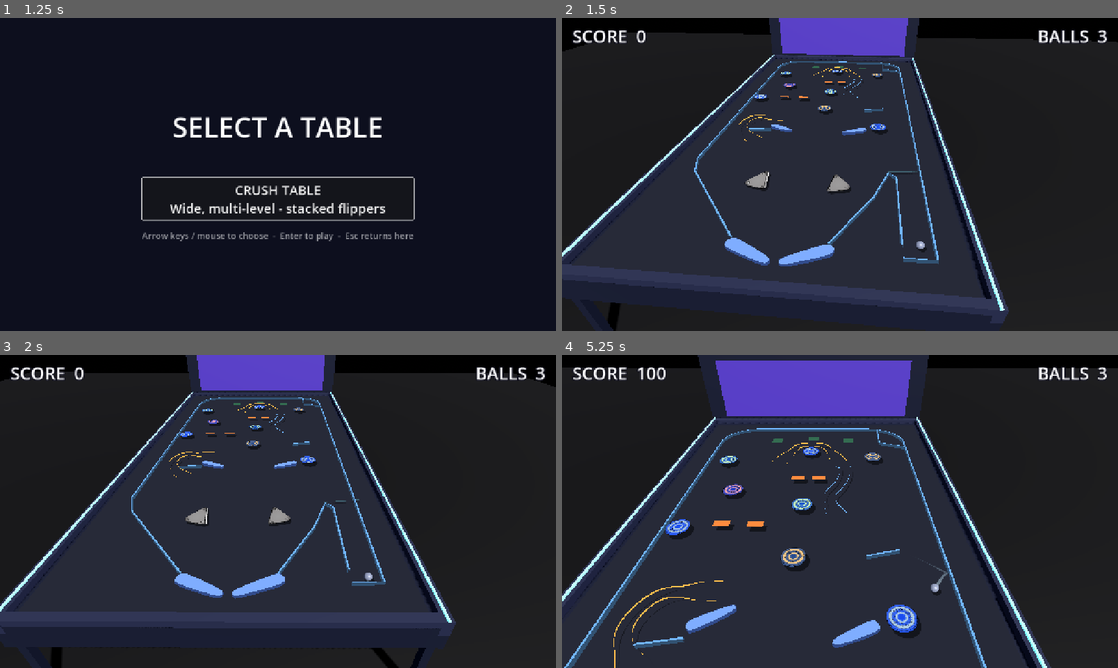
Above: before the commit, frames 1-4 (two rows, left to right).
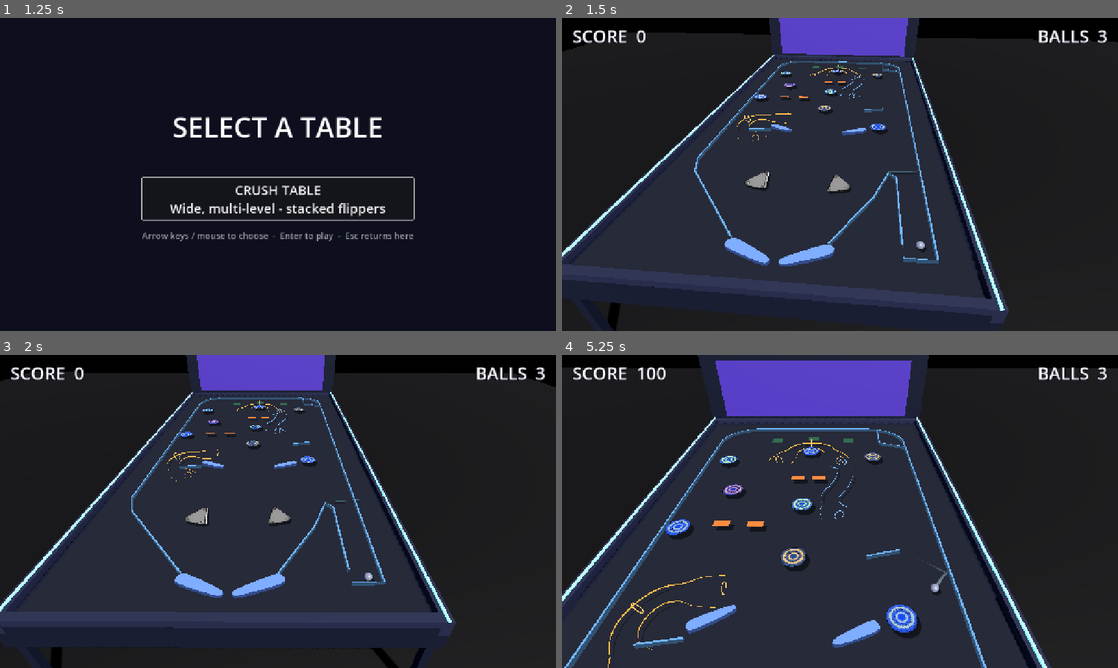
Above: after the commit, the same moments.

Repository: eddieedease/gdpb
Game: Godot game, scene res://scenes/table_select.tscn
Same seed, same stepped clock (60 frames per second), same inputs: the game is played once before the commit and once after it. Sound files missing from this copy of the repository are replaced by a short silence.
Inputs:
- Up to frame 1 (1.25 s): hold E (nudge_right) from 0.53 s (still down)
- Up to frame 2 (1.5 s): release E (nudge_right) at 1.25 s; click "CRUSH TABLE Wide, multi-level…" at 1.25 s
- Up to frame 3 (2 s): no input
- Up to frame 4 (5.25 s): hold Down (ui_down) 2.03-2.78 s; tap Space (launch) at 2.1, 3.6, 5.1 s; hold E (nudge_right) 2.78-3.53 s; hold Space (launch) 2.78-3.53 s; hold Up (ui_up) 3.53-4.28 s; hold Space (launch) 4.28-5.03 s; hold A (flipper_left) from 4.28 s (still down)

Frame 1 is identical in both runs. In frame 2, 0.1% of the frame differs, in the area x 31-55%, y 14-40%; in frame 3, 0.1%; in frame 4, 0.5%, in the area x 8-53%, y 26-100%.

Commit message:
Ball rides the channel's slope profile; habitrail rings and posts
- The riding ball's height now follows the channel's own height profile
  at its current curve position (shared _channel_h between rail ribbons,
  rings and ball) - it rolls up the entry, along the top and down the
  exit in sync with the visuals instead of popping to a fixed height.
- Channel peak height scales with curve length (top_height *
  clamp(len/800, 0.35, 1)): short rails stay low, long ramps rise full.
- Habitrail structure: an 'O' ring at each mouth plus hoops every ~250px
  along the run (TorusMesh, oriented to the path tangent), each with a
  support post down to the board - the second structure layer that sells
  the rail as a built object.
- Channels narrowed further (44 -> 38) so the ball visually fills them.

Verified: mouth capture + full ride to the end, rings/posts render, no
errors.

Co-Authored-By: Claude Opus 4.8 <noreply@anthropic.com>

Diff:
--- a/scenes/advanced_table.tscn
+++ b/scenes/advanced_table.tscn
@@ -240,10 +240,18 @@
 rotation = -1.0062875
 scale = Vector2(1, 1.1728023)
 curve = SubResource("Curve2D_gep3k")
+channel_width = 70.0
+mouth_flare = null
+guide_strength = 6.0
+centering = 8.0
 
 [node name="ExampleRamp" parent="." unique_id=588782854 instance=ExtResource("17_ramp")]
 position = Vector2(640, 461)
 curve = SubResource("Curve2D_2gl5b")
+channel_width = 70.0
+mouth_flare = null
+guide_strength = 6.0
+centering = 8.0
 
 [node name="Ambiance" type="CanvasLayer" parent="." unique_id=692629535]
 layer = 5
@@ -263,6 +271,10 @@
 position = Vector2(323, 1501.0001)
 rotation = -1.2140095
 curve = SubResource("Curve2D_upohv")
+channel_width = 70.0
+mouth_flare = null
+guide_strength = 6.0
+centering = 8.0
 
 [node name="DropTarget3" type="StaticBody2D" parent="." unique_id=153143360 groups=["drop_targets"]]
 position = Vector2(336, 1057)
--- a/scripts/crush_view.gd
+++ b/scripts/crush_view.gd
@@ -127,9 +127,25 @@
 	return vp
 
 
+## A channel's peak height scales with its length: short ramps stay low,
+## long ones rise to the full top tier.
+func _channel_peak(ramp: Node2D) -> float:
+	if ramp.get("curve") == null:
+		return top_height
+	return top_height * clampf(ramp.curve.get_baked_length() / 800.0, 0.35, 1.0)
+
+
+## Height of a channel at parameter t (0..1): smoothstep rise over the first
+## and last 30%, flat along the middle. Shared by the rail ribbons, the
+## support rings AND the riding ball, so they always agree.
+func _channel_h(ramp: Node2D, t: float) -> float:
+	var k := clampf(minf(t, 1.0 - t) / 0.3, 0.0, 1.0)
+	return _channel_peak(ramp) * k * k * (3.0 - 2.0 * k)
+
+
 ## Replace a ramp's flat 2D rail art with 3D ribbons that rise from board
-## level at each mouth to top_height along the middle - the visual "pass"
-## between levels. Built from the ramp's own Left/Right polylines.
+## level at each mouth along the channel's height profile - plus habitrail
+## style rings ('O's) at the mouths and along the run, with support posts.
 func _build_ramp_rails(ramp: Node2D) -> void:
 	# Handle ramps nested inside other ramps too (easy to create by accident
 	# when instancing in the editor).
@@ -153,9 +169,7 @@
 		sh.begin(Mesh.PRIMITIVE_TRIANGLE_STRIP)
 		for i in n:
 			var t := float(i) / float(n - 1)
-			# smoothstep rise over the first/last 30% of the curve
-			var k := clampf(minf(t, 1.0 - t) / 0.3, 0.0, 1.0)
-			var h := top_height * k * k * (3.0 - 2.0 * k)
+			var h := _channel_h(ramp, t)
 			var w := _table_to_world(line.to_global(pts[i]))
 			st.add_vertex(Vector3(w.x, h + 0.02, w.z))
 			st.add_vertex(Vector3(w.x, h - 0.035, w.z))
@@ -164,7 +178,7 @@
 			var p_next := pts[mini(i + 1, n - 1)]
 			var tang := (p_next - p_prev).normalized()
 			var perp := Vector3(-tang.y, 0.0, tang.x) * 0.04
-			var a := clampf(h / maxf(top_height, 0.001), 0.0, 1.0) * 0.4
+			var a := clampf(h / maxf(_channel_peak(ramp), 0.001), 0.0, 1.0) * 0.4
 			var s := Vector3(w.x, 0.012, w.z)   # offset applied per-frame (camera)
 			sh.set_color(Color(0, 0, 0, a))
 			sh.add_vertex(s + perp)
@@ -189,6 +203,59 @@
 		add_child(smesh)
 		_shadows.append([smesh, 1.0])
 		line.visible = false
+
+	_build_channel_rings(ramp)
+
+
+## Habitrail rings: an 'O' at each mouth and hoops along the run (one per
+## ~250px of curve), each with a support post down to the board - the second
+## structure layer that sells the rail as a built object.
+func _build_channel_rings(ramp: Node2D) -> void:
+	if ramp.get("curve") == null:
+		return
+	var cpts: PackedVector2Array = ramp.curve.tessellate(5, 4.0)
+	var n := cpts.size()
+	if n < 2:
+		return
+	var ref_line: Line2D = ramp.get_node_or_null("Left")
+	var col: Color = ref_line.default_color.lightened(0.15) if ref_line else Color(0.7, 0.8, 1.0)
+	var count := clampi(int(ramp.curve.get_baked_length() / 250.0), 1, 8)
+	for r in count + 1:
+		var t := float(r) / float(count)
+		var idx := clampi(int(t * (n - 1)), 0, n - 1)
+		var p := _table_to_world(ramp.to_global(cpts[idx]))
+		var h := _channel_h(ramp, t)
+		var i2 := clampi(idx + 1, 0, n - 1)
+		var i1 := clampi(idx - 1, 0, n - 1)
+		var tang3 := _table_to_world(ramp.to_global(cpts[i2])) - _table_to_world(ramp.to_global(cpts[i1]))
+		var yaw := atan2(tang3.x, tang3.z)
+
+		var ring := MeshInstance3D.new()
+		var torus := TorusMesh.new()
+		torus.inner_radius = 0.185
+		torus.outer_radius = 0.215
+		ring.mesh = torus
+		var mat := StandardMaterial3D.new()
+		mat.shading_mode = BaseMaterial3D.SHADING_MODE_UNSHADED
+		mat.albedo_color = col
+		ring.material_override = mat
+		ring.position = Vector3(p.x, h + BALL_R, p.z)
+		ring.rotation = Vector3(PI * 0.5, yaw, 0.0)
+		add_child(ring)
+
+		# support post from the board up to the ring's underside
+		var post_h := h + BALL_R - 0.19
+		if post_h > 0.03:
+			var post := MeshInstance3D.new()
+			var box := BoxMesh.new()
+			box.size = Vector3(0.025, post_h, 0.025)
+			post.mesh = box
+			var pmat := StandardMaterial3D.new()
+			pmat.shading_mode = BaseMaterial3D.SHADING_MODE_UNSHADED
+			pmat.albedo_color = Color(0.25, 0.28, 0.38)
+			post.material_override = pmat
+			post.position = Vector3(p.x, post_h * 0.5, p.z)
+			add_child(post)
 
 
 ## Move every physics body/area under `node` into the table's physics space so
@@ -468,8 +535,19 @@
 				spr.visible = false
 			_ball_fx[id] = _make_ball_fx()
 		var fx: Dictionary = _ball_fx[id]
-		var target_lift := top_height if b.get_meta("on_ramp", false) else 0.0
-		var lift: float = lerpf(fx.lift, target_lift, 1.0 - exp(-9.0 * delta))
+		# While riding a channel, the ball's height follows that channel's own
+		# slope profile at its current position - it rolls up the entry, along
+		# the top, and down the exit in sync with the rail visuals.
+		var target_lift := 0.0
+		if b.get_meta("on_ramp", false):
+			var chan = b.get_meta("channel", null)
+			if chan != null and is_instance_valid(chan) and chan.get("curve") != null:
+				var local: Vector2 = chan.to_local(b.global_position)
+				var off: float = chan.curve.get_closest_offset(local)
+				target_lift = _channel_h(chan, off / maxf(chan.curve.get_baked_length(), 1.0))
+			else:
+				target_lift = top_height
+		var lift: float = lerpf(fx.lift, target_lift, 1.0 - exp(-16.0 * delta))
 		fx.lift = lift
 		var w := _table_to_world(b.global_position)
 		fx.sphere.position = Vector3(w.x, BALL_R + lift, w.z)
--- a/scripts/ramp.gd
+++ b/scripts/ramp.gd
@@ -10,9 +10,9 @@
 
 const RAMP_BIT := 1 << 3  # physics layer 4, reserved for ramps
 
-## Keep this snug: ball diameter is 28, so ~44 reads as the ball filling the
+## Keep this snug: ball diameter is 28, so ~38 reads as the ball filling the
 ## channel (the lock steering means it doesn't need physical slop).
-@export var channel_width := 44.0:
+@export var channel_width := 38.0:
 	set(v):
 		channel_width = v
 		_refresh()
@@ -222,6 +222,7 @@
 	body.collision_mask = RAMP_BIT
 	body.z_index = 10
 	body.set_meta("on_ramp", true)
+	body.set_meta("channel", self)   # lets the 3D view follow this channel's height profile
 	var speed: float = body.linear_velocity.length()
 	if not _riding.has(body):
 		_riding.append(body)
@@ -256,6 +257,7 @@
 	body.collision_mask = 1
 	body.z_index = 0
 	body.set_meta("on_ramp", false)
+	body.set_meta("channel", null)
 	_riding.erase(body)
 
 
